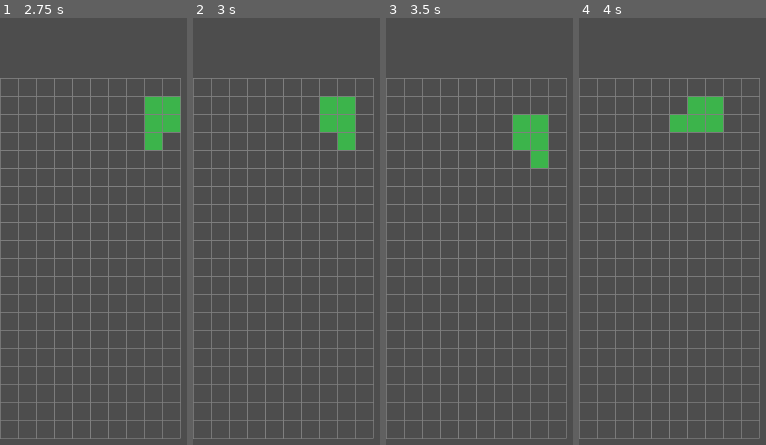
Above: before the commit, frames 1-4 (left to right).
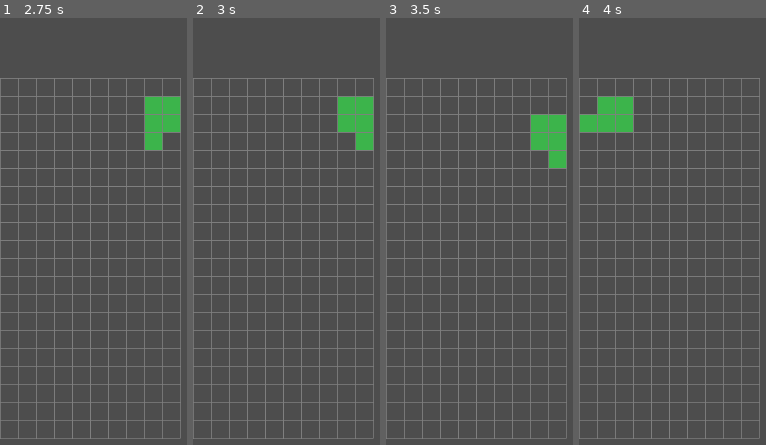
Above: after the commit, the same moments.

Repository: michaellawson96/Polyomino
Game: Godot game, scene res://scenes/Main.tscn
The game is run twice, just before and just after one commit, with the same random seed, the same clock (stepped at 60 frames per second) and the same inputs.
Inputs:
- Up to frame 1 (2.75 s): hold Right (ui_right) 0.53-1.28 s; hold C (flip_h) 0.53-1.28 s; hold Down (ui_down) 1.28-2.03 s; tap Z (rotate_ccw) at 1.35 s; hold Right (ui_right) from 2.03 s (still down); hold X (rotate_cw) from 2.03 s (still down)
- Up to frame 2 (3 s): keep holding Right (ui_right); tap Enter at 2.75 s; release X (rotate_cw) at 2.78 s; tap C (flip_h) at 2.85 s
- Up to frame 3 (3.5 s): keep holding Right (ui_right)
- Up to frame 4 (4 s): release Right (ui_right) at 3.53 s; hold Left (ui_left) from 3.53 s (still down); hold Z (rotate_ccw) from 3.53 s (still down)

Frame 1 is identical in both runs. In frame 2, 2.2% of the frame differs, in the area x 67-97%, y 18-31%; in frame 3, 2.2%; in frame 4, 3.6%, in the area x 0-78%, y 18-27%.

Commit message:
PTP3 Step 3 - Horizontal Hold Repeat (Left/Right)

Diff:
--- a/scenes/Board.tscn
+++ b/scenes/Board.tscn
@@ -11,6 +11,9 @@
 soft_drop_multiplier = null
 conveyor_step_ms = null
 spawn_top_row = null
+hold_start_delay_ms = null
+hold_repeat_interval_ms = null
+most_recent_press_wins = null
 default_spawn_id = "T5"
 
 [node name="PolyominoContainer" type="Node2D" parent="."]
--- a/scripts/Board.gd
+++ b/scripts/Board.gd
@@ -24,6 +24,10 @@
 @export var polyomino_scene: PackedScene = preload("res://prefabs/Polyomino.tscn")
 @export var conveyor_step_ms: int = 150
 @export var spawn_top_row: int = 0
+@export var hold_start_delay_ms: int = 200
+@export var hold_repeat_interval_ms: int = 40
+@export var most_recent_press_wins: bool = true
+
 
 @onready var inactive_container := $InactiveContainer
 @onready var grid_overlay := $GridOverlay
@@ -37,6 +41,11 @@
 var _conveyor_accum_ms: int = 0
 var _fully_on_grid_once: bool = false
 var _precreated_next_id: String = ""
+var _hold_left: bool = false
+var _hold_right: bool = false
+var _hold_dir: int = 0
+var _hold_timer_ms: int = -1
+
 
 func _ready():
 	if Engine.is_editor_hint():
@@ -53,6 +62,11 @@
 	if _state == GameState.PRECONTROL_AUTOSLIDE:
 		_update_precontrol(delta)
 		return
+	if _state == GameState.ACTIVE_CONTROLLED and _hold_dir != 0 and (_hold_left or _hold_right):
+		_hold_timer_ms -= int(delta * 1000.0)
+		while _hold_timer_ms <= 0:
+			_try_nudge_active(_hold_dir)
+			_hold_timer_ms += hold_repeat_interval_ms
 	if fall_rate == 0.0:
 		return
 	var rate := fall_rate
@@ -70,16 +84,41 @@
 	if _state != GameState.ACTIVE_CONTROLLED:
 		return
 	if event.is_action_pressed("ui_left"):
-		_nudge_active_piece(-1)
-	elif event.is_action_pressed("ui_right"):
-		_nudge_active_piece(1)
+		_hold_left = true
+		if most_recent_press_wins or _hold_dir == 0:
+			_hold_dir = -1
+		_try_nudge_active(-1)
+		_hold_timer_ms = hold_start_delay_ms
+	if event.is_action_pressed("ui_right"):
+		_hold_right = true
+		if most_recent_press_wins or _hold_dir == 0:
+			_hold_dir = 1
+		_try_nudge_active(1)
+		_hold_timer_ms = hold_start_delay_ms
+	if event.is_action_released("ui_left"):
+		_hold_left = false
+		if _hold_right:
+			_hold_dir = 1
+			if _hold_timer_ms < 0:
+				_hold_timer_ms = hold_repeat_interval_ms
+		else:
+			_hold_dir = 0
+			_hold_timer_ms = -1
+	if event.is_action_released("ui_right"):
+		_hold_right = false
+		if _hold_left:
+			_hold_dir = -1
+			if _hold_timer_ms < 0:
+				_hold_timer_ms = hold_repeat_interval_ms
+		else:
+			_hold_dir = 0
+			_hold_timer_ms = -1
 	if event.is_action_pressed("rotate_cw"):
 		_rotate_active_piece_cw_no_kick()
 	elif event.is_action_pressed("rotate_ccw"):
 		_rotate_active_piece_ccw_no_kick()
 	elif event.is_action_pressed("flip_h"):
 		_flip_active_piece_horizontal_no_kick()
-
 
 func _update_precontrol(delta: float) -> void:
 	var piece := _get_active_polyomino()
@@ -109,8 +148,13 @@
 
 func _grant_control() -> void:
 	_state = GameState.ACTIVE_CONTROLLED
+	_hold_left = false
+	_hold_right = false
+	_hold_dir = 0
+	_hold_timer_ms = -1
 	if _precreated_next_id == "":
 		_precreated_next_id = _pick_random_id()
+
 
 func _step_fall(dir: int) -> void:
 	for piece in get_polyomino_children():
@@ -133,6 +177,17 @@
 	if not _would_collide(piece, Vector2i(dir, 0)):
 		piece.grid_position.x += dir
 		piece.position = (piece.grid_position * piece.cell_size).floor()
+
+func _try_nudge_active(dir: int) -> bool:
+	var piece := _get_active_polyomino()
+	if piece == null:
+		return false
+	if _would_collide(piece, Vector2i(dir, 0)):
+		return false
+	piece.grid_position.x += dir
+	piece.position = (piece.grid_position * piece.cell_size).floor()
+	return true
+
 
 func _get_active_polyomino() -> Polyomino:
 	var count := polyomino_container.get_child_count()
@@ -262,6 +317,10 @@
 		_conveyor_accum_ms = 0
 		_fully_on_grid_once = false
 		_precreated_next_id = ""
+		_hold_left = false
+		_hold_right = false
+		_hold_dir = 0
+		_hold_timer_ms = -1
 	else:
 		_state = GameState.ACTIVE_CONTROLLED
 
